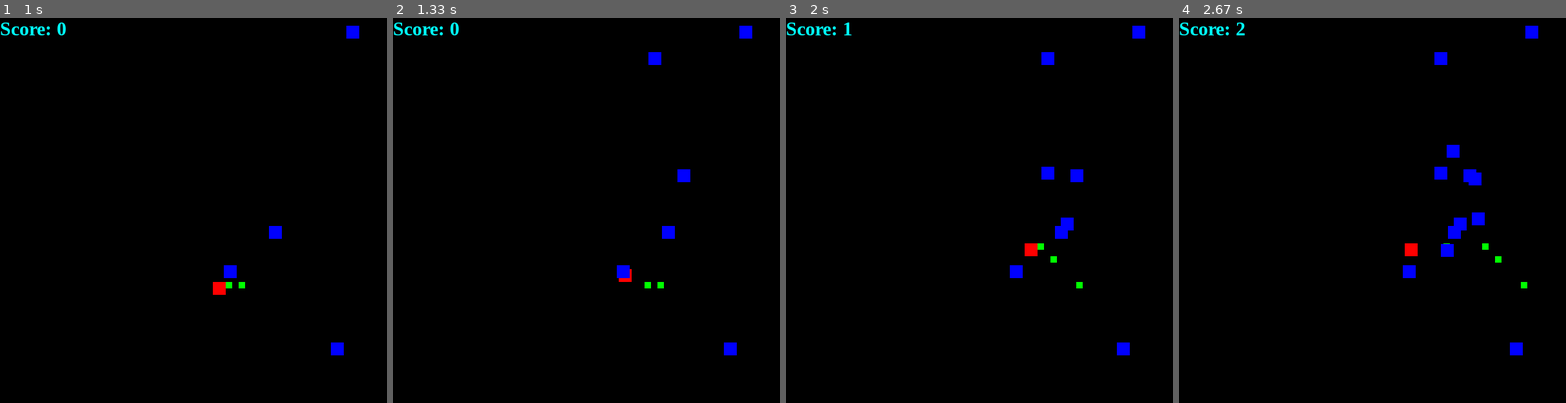
Above: before the commit, frames 1-4 (left to right).
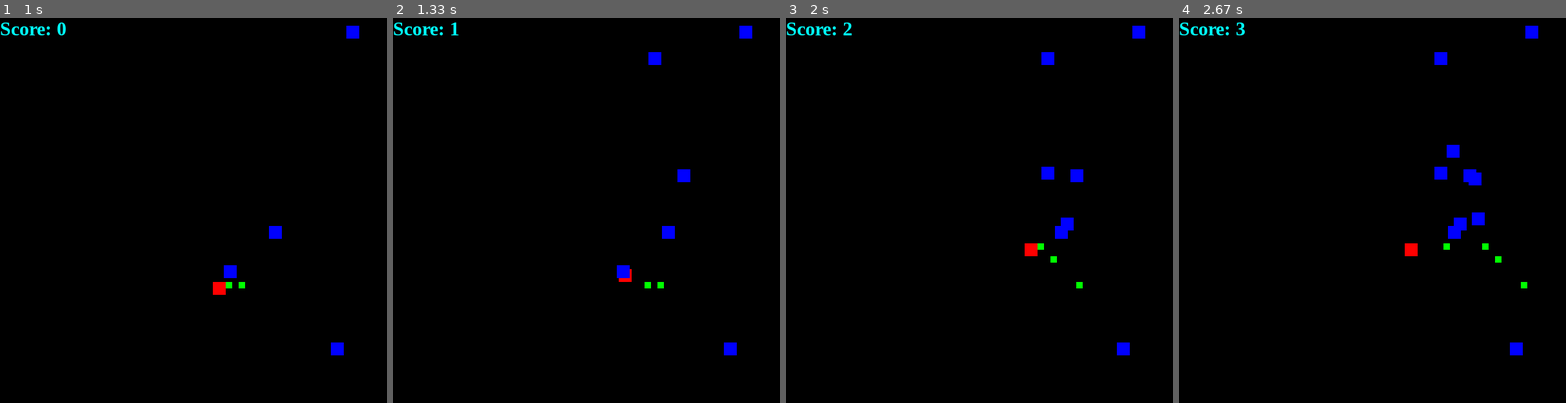
Above: after the commit, the same moments.

Repository: saobangmath/pygame
Game: pygame game, started from Tai.py
Two runs of this game, one before a commit and one after it. Both use one fixed random seed, a clock stepped at 60 frames per second and the inputs below.
Inputs:
- Up to frame 1 (1 s): tap Space at 0.33, 0.73 s; hold Right from 0.67 s (still down)
- Up to frame 2 (1.33 s): release Right at 1.13 s; hold Up from 1.17 s (still down); tap Space at 1.23 s
- Up to frame 3 (2 s): release Up at 1.63 s; hold Right from 1.67 s (still down); tap Space at 1.73 s
- Up to frame 4 (2.67 s): release Right at 2.2 s; hold Left from 2.23 s (still down); tap Space at 2.3 s

Frame 1 is identical in both runs. In frame 2, less than 0.1% of the frame differs, in the area x 14-17%, y 1-5%; in frame 3, 0.2%; in frame 4, 0.3%, in the area x 14-71%, y 1-68%.

Commit message:
update read me

Diff:
--- a/Player.py
+++ b/Player.py
@@ -22,3 +22,12 @@
     def fire(self):
         bullet = b.Bullet(self.x, self.y)
         self.bullets.append(bullet)
+
+    def isCollide(self, enemy):
+        dx_center = abs(enemy.x - self.x)
+        dy_center = abs(enemy.y - self.y)
+        total_x = (enemy.width + self.width) / 2
+        total_y = (enemy.height + self.height) / 2
+        if (dx_center < total_x and dy_center < total_y):
+            return True
+        return False
--- a/Tai.py
+++ b/Tai.py
@@ -30,13 +30,17 @@
         enemy.draw(screen)
     for enemy in enemies:
         s = True
-        for bullet in man.bullets:
-            if (bullet.isCollide(enemy)):
-                enemies.pop(enemies.index(enemy))
-                man.bullets.pop(man.bullets.index(bullet))
-                hitSound.play()
-                score += 1
-                break
+        if (man.isCollide(enemy)):
+            score+= 1
+            enemies.pop(enemies.index(enemy))
+        else:
+            for bullet in man.bullets:
+                if (bullet.isCollide(enemy)):
+                    enemies.pop(enemies.index(enemy))
+                    man.bullets.pop(man.bullets.index(bullet))
+                    hitSound.play()
+                    score += 1
+                    break
 
 
 def main():
@@ -46,15 +50,16 @@
         man.draw(screen)
         EnemyRender(man)
         ScoreRender()
+        backgroundSound.stop()
         pygame.display.update()
 
     man = p.Player(310, 410, 20, 20)
     running = True
     while (running):
-        backgroundSound.play()
         pygame.time.delay(200)
         keys = pygame.key.get_pressed()
         if (score <= 100):
+ #           backgroundSound.play()
             screen.fill((0, 0, 0))
             for event in pygame.event.get():
                 if event.type == pygame.QUIT:
@@ -70,11 +75,15 @@
                 if (keys[pygame.K_DOWN] and man.y < screen_height - man.height - man.vel):
                     man.y += man.vel
                 if (keys[pygame.K_SPACE]):
-                    man.fire()
+                    if (score < 200):
+                        man.fire()
+                    else:
+                        score = 0
+                        enemies = []
                     #man.isJump = True
             else:
                 if (man.jumpCount >= -10):
-                    neg = 1
+                    neg =  1
                     if (man.jumpCount < 0):
                         neg = -1
                     man.y -= (man.jumpCount ** 2) * 0.5 * neg
@@ -86,13 +95,14 @@
         else:
             enemies = []
             man.bullets = []
-            pygame.time.delay(200)
+            backgroundSound.play()
             screen.fill((0, 0, 255))
             pygame.display.update()
             for event in pygame.event.get():
-                if (keys[pygame.K_SPACE]):
-                    score = 0
-
+                if (event.type == pygame.QUIT):
+                    running = False
+            if (keys[pygame.K_SPACE]):
+                score = 0
     pygame.quit()
 
 if __name__ == "__main__":
Not shown, changed: README.md
